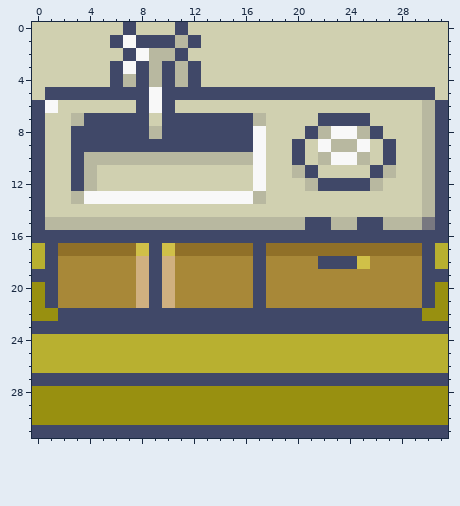
Two states of a pixel-art sprite, Assets/Items/Furniture/kitchen counter.png. That is the earlier state.
The file is 32x32 pixels.
After:
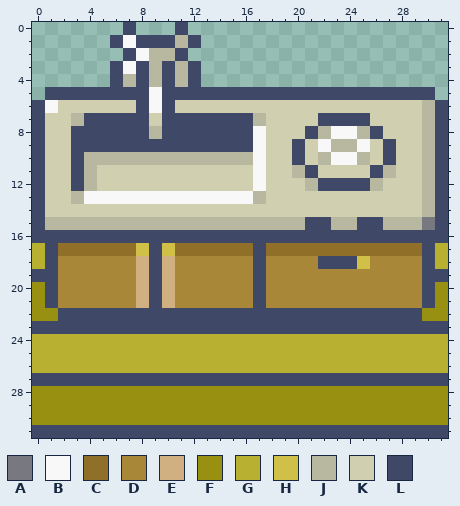
Palette (. is transparent): A #787880  B #f8f8f8  C #907028  D #a88838  E #d0b080  F #989010  G #b8b030  H #d0c048  J #b8b8a0  K #d0d0b0  L #404868
Difference:
@@ x 0..31 @@
- 0 KKKKKKKLKKKLKKKKKKKKKKKKKKKKKKKK
- 1 KKKKKKLBLLLJLKKKKKKKKKKKKKKKKKKK
- 2 KKKKKKKLBJJLKKKKKKKKKKKKKKKKKKKK
- 3 KKKKKKLBLJLJLKKKKKKKKKKKKKKKKKKK
- 4 KKKKKKLJLJLJLKKKKKKKKKKKKKKKKKKK
- 5 KLLLLLLLLBLLLLLLLLLLLLLLLLLLLLLK
+ 0 .......L...L....................
+ 1 ......LBLLLJL...................
+ 2 .......LBJJL....................
+ 3 ......LBLJLJL...................
+ 4 ......LJLJLJL...................
+ 5 .LLLLLLLLBLLLLLLLLLLLLLLLLLLLLL.
  6 LBKKKKKKLBLKKKKKKKKKKKKKKKKKKKJL
